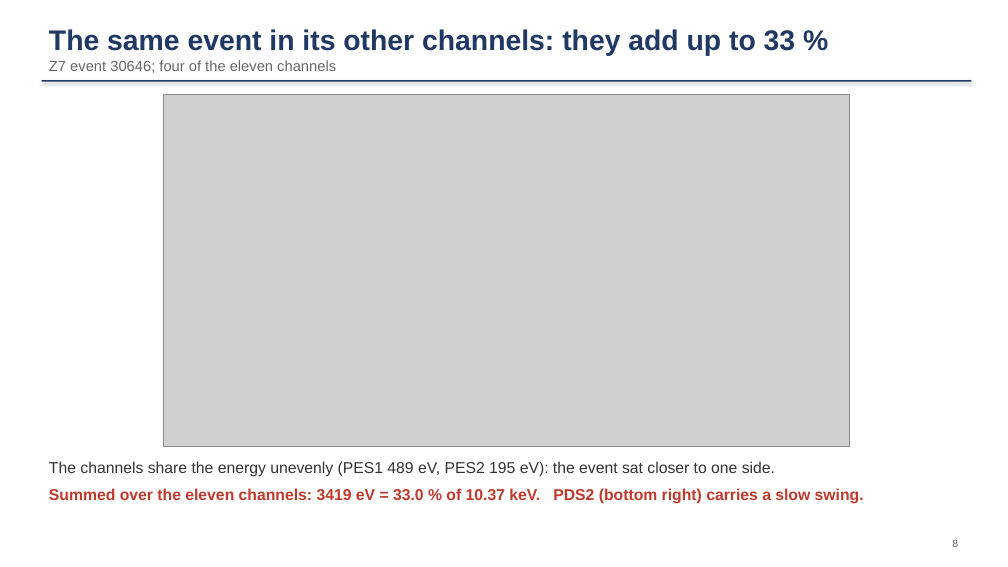
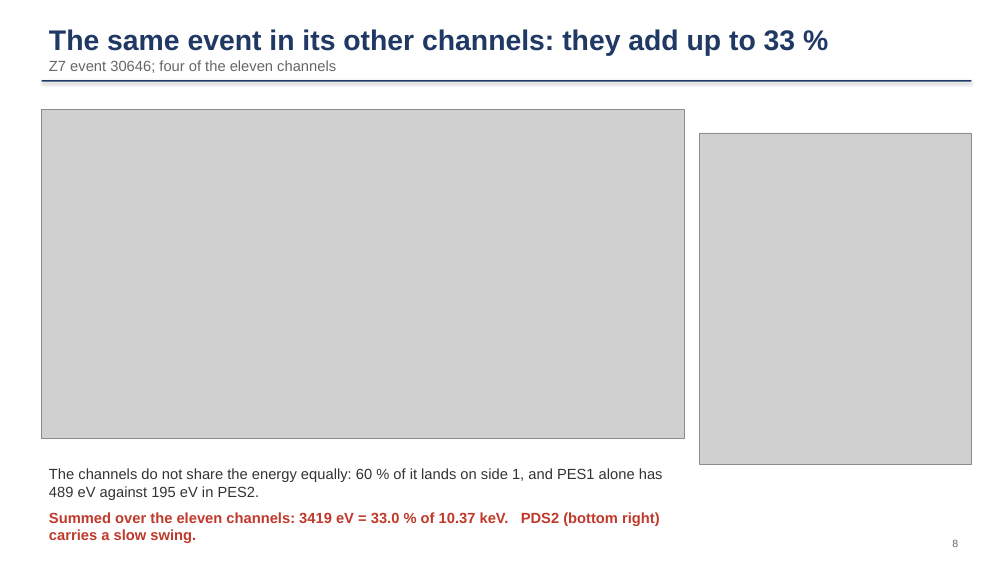
Before and after one commit to ZhihengLi0/urop, a slide deck: slide 8 of snolab/collection_efficiency/presentation/SNOLAB_R4_collection_efficiency_20260910.pptx. Drawn at 1008x567 pixels with LibreOffice and Linux fonts; fonts in the diff are those of the drawing; grey boxes stand for pictures. Boxes give left, top, right and bottom in pixels: in the first picture for what was removed or moved away, otherwise in the second. Text is boxed around its words. In the diff, an @@ line names an element or a change of style, - is before the commit and + after.

```diff
--- a/snolab/collection_efficiency/presentation/SNOLAB_R4_collection_efficiency_20260910.pptx
+++ b/snolab/collection_efficiency/presentation/SNOLAB_R4_collection_efficiency_20260910.pptx
@@ picture: place and size @@
-picture at (163, 95, 849, 446)
+picture at (42, 110, 684, 439)
@@ picture added at (699, 133, 972, 464) @@
@@ text "The channels do not share ...": place and size @@
-text "The channels do not share ..." at (49, 461, 864, 504)
+text "The channels do not share ..." at (49, 468, 663, 543)
@@ text at (49, 468, 663, 500): text changed; size 15 to 14 pt @@
-The channels share the energy unevenly (PES1 489 eV, PES2 195 eV): the event sat closer to one side.
+The channels do not share the energy equally: 60 % of it lands on side 1, and PES1 alone has 489 eV against 195 eV in PES2.
@@ text at (49, 512, 660, 543): size 15 to 14 pt in "Summed over the eleven channels: 3419 eV ..." @@
```
Also in this commit, not shown: 3 other slides changed, 18 other files.
